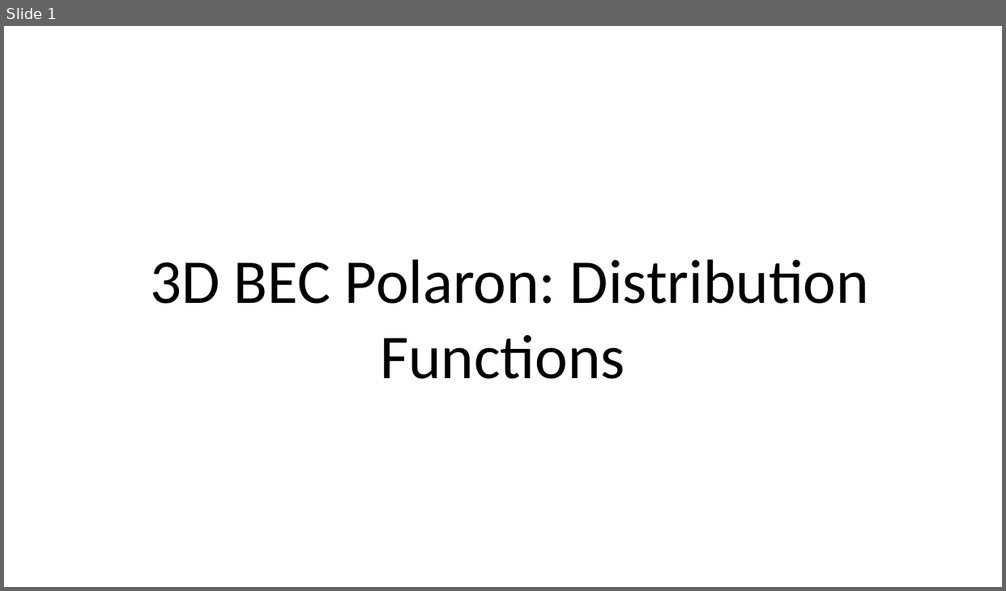
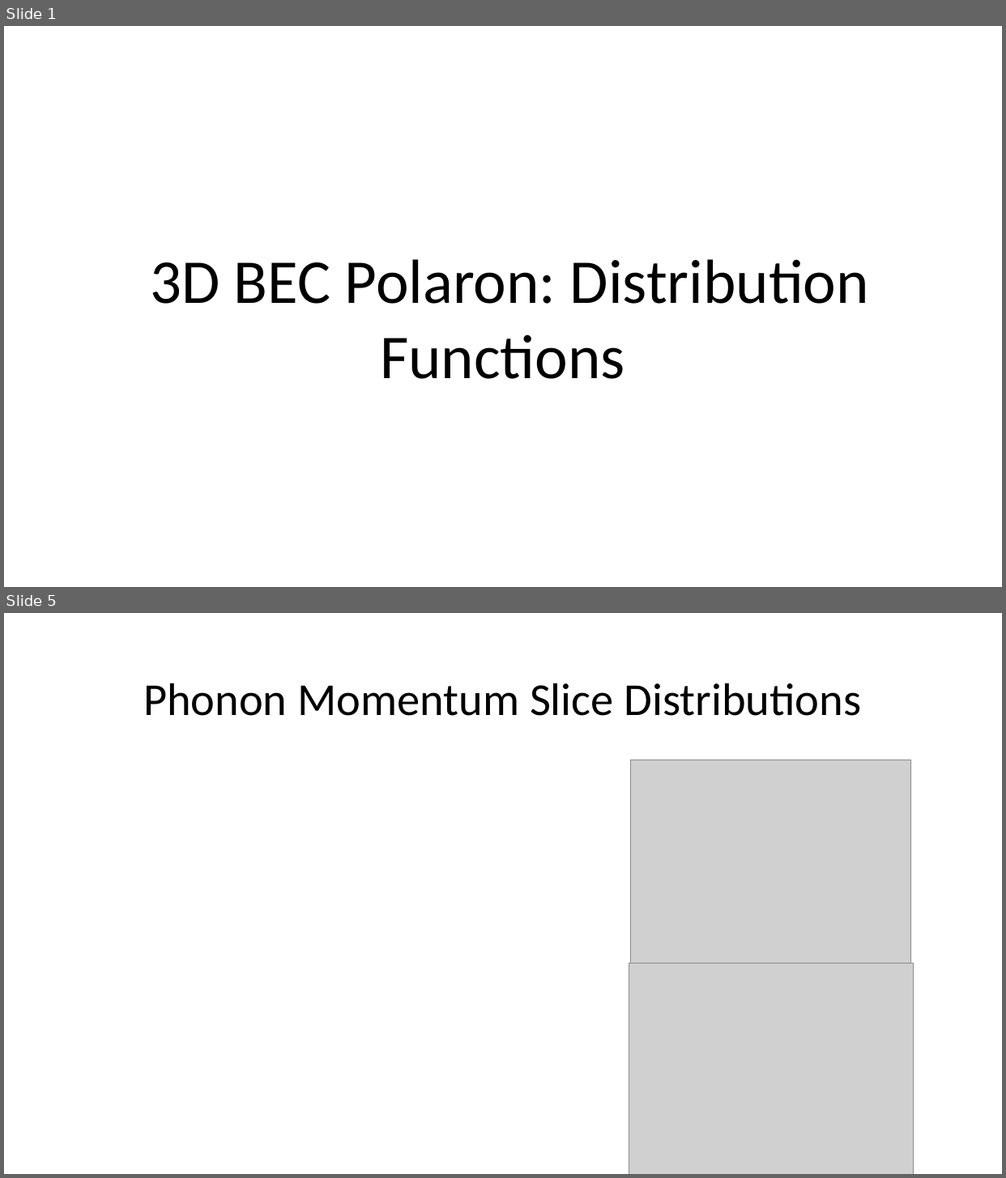
Before and after one commit to kseetharam/zwPolaron, a slide deck: figures/dist_comparison/dist_comp.pptx. Shown one above the other, each under a label of ours: slide 1 before the commit, slides 1 and 5 after it; the slides between them are not shown. The pictures are 1006x591 and 1006x1178 pixels, drawn with LibreOffice and Linux fonts; fonts in the diff are those of the drawing; grey boxes stand for pictures. Boxes give left, top, right and bottom in pixels: in the first picture for what was removed or moved away, otherwise in the second. Text is boxed around its words. In the diff, an @@ line names an element or a change of style, - is before the commit and + after.

```diff
--- a/figures/dist_comparison/dist_comp.pptx
+++ b/figures/dist_comparison/dist_comp.pptx
@@ slide 5 added at [4,613,1002,1174], background #FFFFFF @@
@@ text added at [143,683,862,716], 44 pt, text #000000 @@
+Phonon Momentum Slice Distributions
@@ picture added at [632,760,911,969] @@
@@ picture added at [629,964,914,1174] @@
```
Also in this commit, not shown: 2 slides changed, 1 other slide added, 11 other files.
